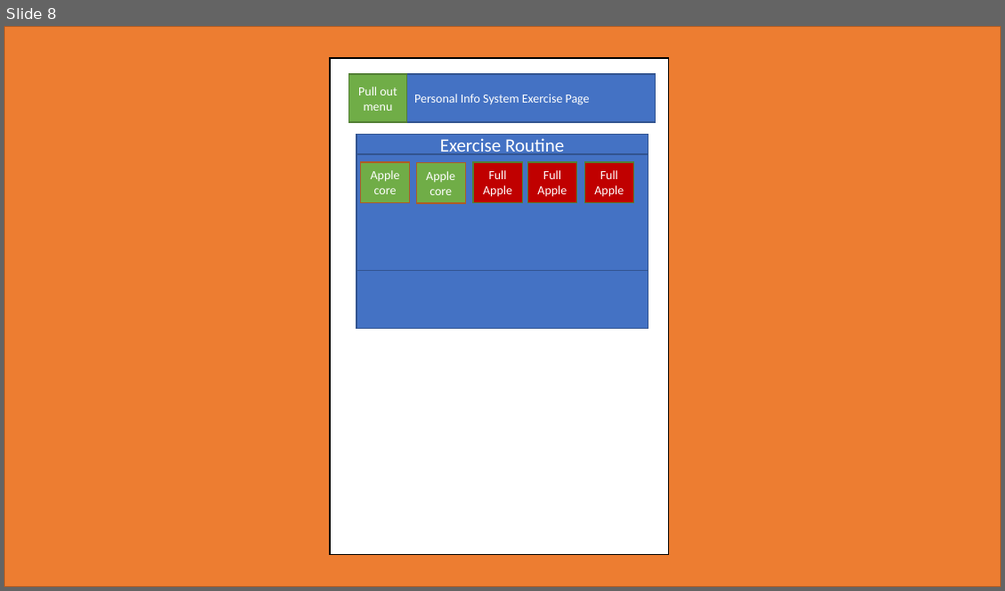
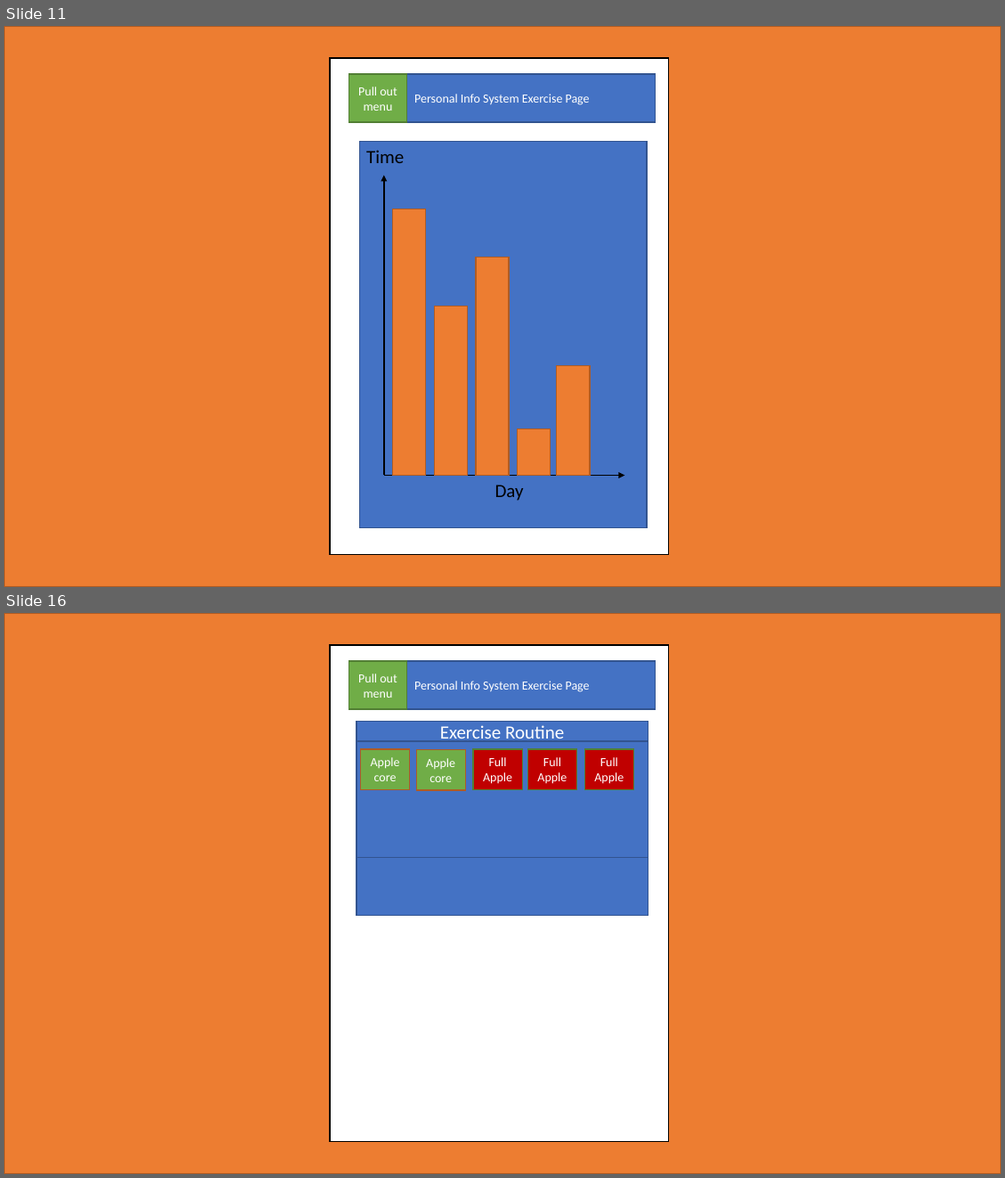
Before and after one commit to CM10313-Group-19/Personal-Infomatics-Software, a slide deck: ProjectInformation/Powerpoint designs/V1/powerpoint design.pptx. Shown one above the other, each under a label of ours: slide 8 before the commit, slides 11 and 16 after it; the slides between them are not shown. The pictures are 1005x591 and 1005x1178 pixels, drawn with LibreOffice and Linux fonts; fonts in the diff are those of the drawing. Boxes give left, top, right and bottom in pixels: in the first picture for what was removed or moved away, otherwise in the second. Text is boxed around its words. In the diff, an @@ line names an element or a change of style, - is before the commit and + after.

```diff
--- a/ProjectInformation/Powerpoint designs/V1/powerpoint design.pptx
+++ b/ProjectInformation/Powerpoint designs/V1/powerpoint design.pptx
@@ slide 11 added at (4,26,1001,587), background #FFFFFF @@
@@ rectangle added at (4,26,1001,587), fill #ED7D31, outline #AF5C24 1 pt @@
@@ rectangle added at (330,58,669,555), fill #FFFFFF, outline #000000 1 pt @@
@@ rectangle added at (348,74,655,122), fill #4472C4, outline #325491 1 pt, 12 pt, text #FFFFFF @@
+Personal Info System Exercise Page
@@ rectangle added at (348,74,407,122), fill #70AD47, outline #538035 1 pt, 12 pt, text #FFFFFF @@
+Pull out menu
@@ group added at (359,141,647,528): 6 rectangles, 2 arrows, 2 texts @@
+Time
+Day
@@ what was slide 8 is now slide 16 @@
```
Also in this commit, not shown: 7 slides changed, 12 other slides added.
